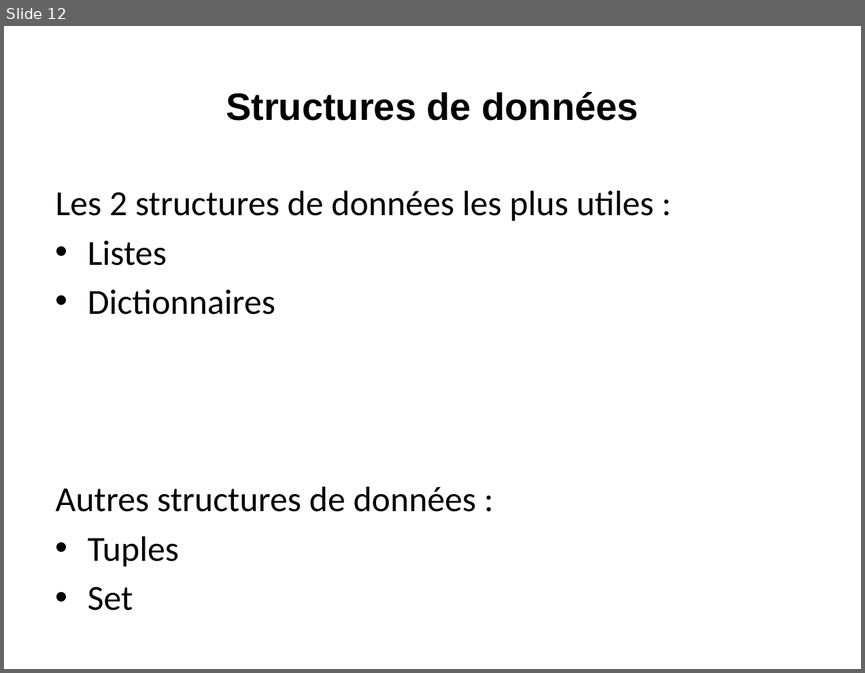
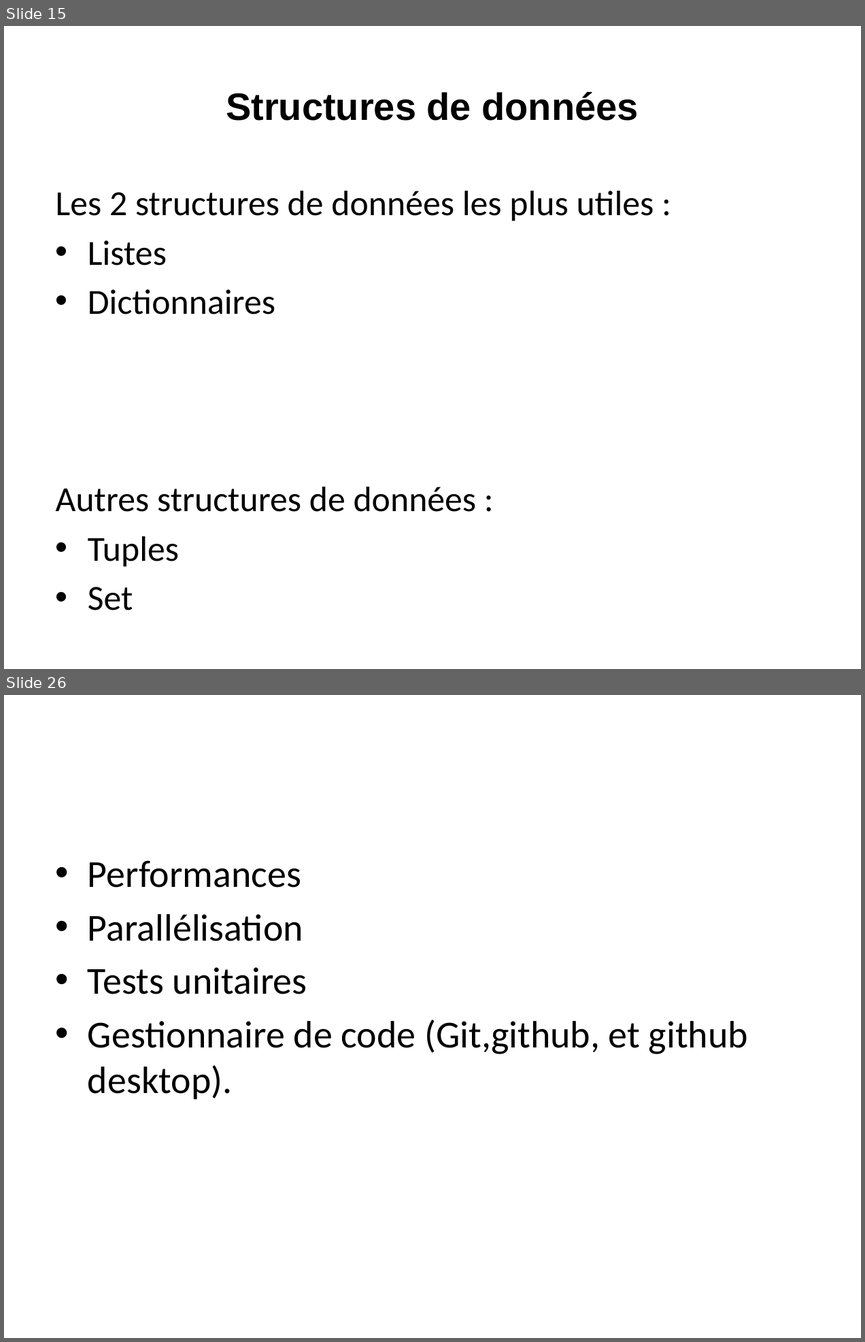
Before and after one commit to loicmidy/formation-python, a slide deck: formation python.pptx. Shown one above the other, each under a label of ours: slide 12 before the commit, slides 15 and 26 after it; the slides between them are not shown. The pictures are 865x673 and 865x1342 pixels, drawn with LibreOffice and Linux fonts; fonts in the diff are those of the drawing. Boxes give left, top, right and bottom in pixels: in the first picture for what was removed or moved away, otherwise in the second. Text is boxed around its words. In the diff, an @@ line names an element or a change of style, - is before the commit and + after.

```diff
--- a/formation python.pptx
+++ b/formation python.pptx
@@ slide 26 added at box(4, 695, 861, 1338), background #FFFFFF @@
@@ text added at box(88, 860, 748, 1099), 32 pt, text #000000 @@
+• Performances
+• Parallélisation
+• Tests unitaires
+• Gestionnaire de code (Git,github, et github desktop).
@@ what was slide 12 is now slide 15 @@
```
Also in this commit, not shown: 2 slides changed, 12 other slides added, 9 other files.
